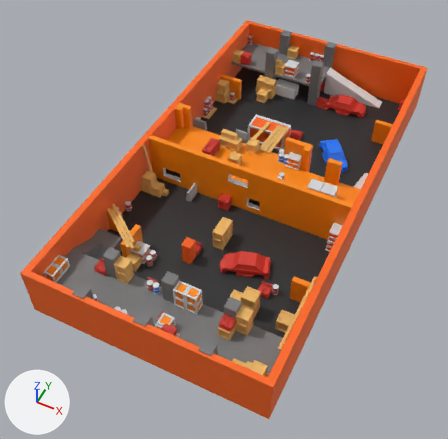
What one commit did to the glTF model models/gltf/constructionMap.glb.
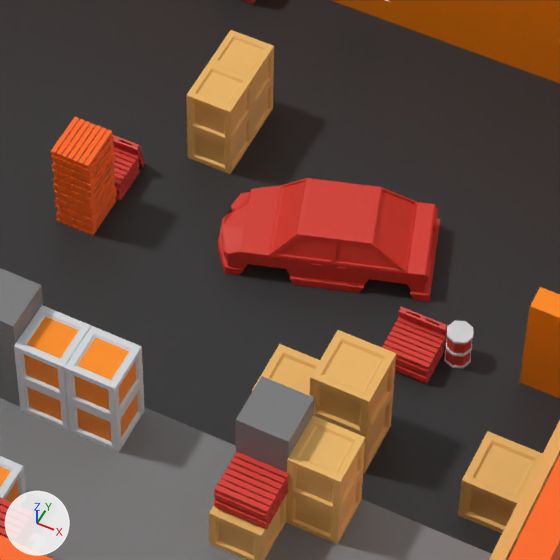
Each version is shown whole from a 50 mm lens placed at (28.5, -54.8, 67.4), pointed at (0.4, 1.3, -2.8), then close up on the part from 38% to 67% of the width and 48% to 77% of the height. The lights are fixed; the arrows at lower left show +X, +Y and +Z. Where no turn or scale is listed for an object, it has been applied to the vertices.
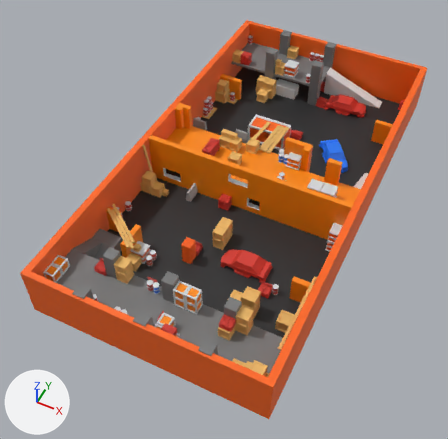
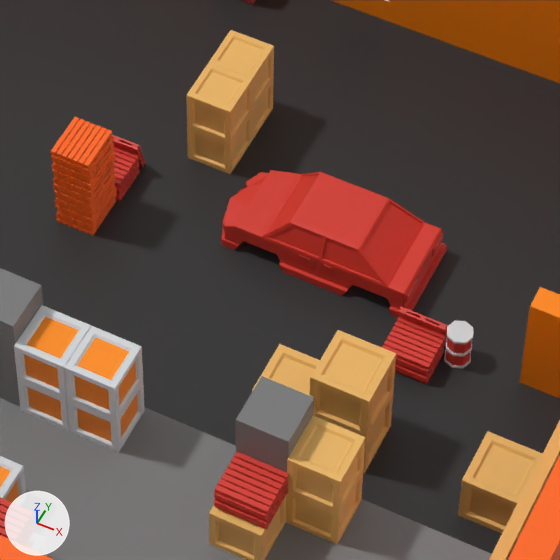
Boxes (x1, y1, x2, y2) around the edits, measured in the close-ups (560 x 560 px):
'Cube.006', turned: before (217, 178, 440, 301); after (221, 170, 447, 318)

Edits to the bpy script that builds the scene:
```text
Change ob_cube_006:
    ob_cube_006.rotation_euler: (0.0, 0.0, -1.263) -> (0.0, 0.0, -1.573)  # degrees (0, 0, -72) -> degrees (0, 0, -90)
```
